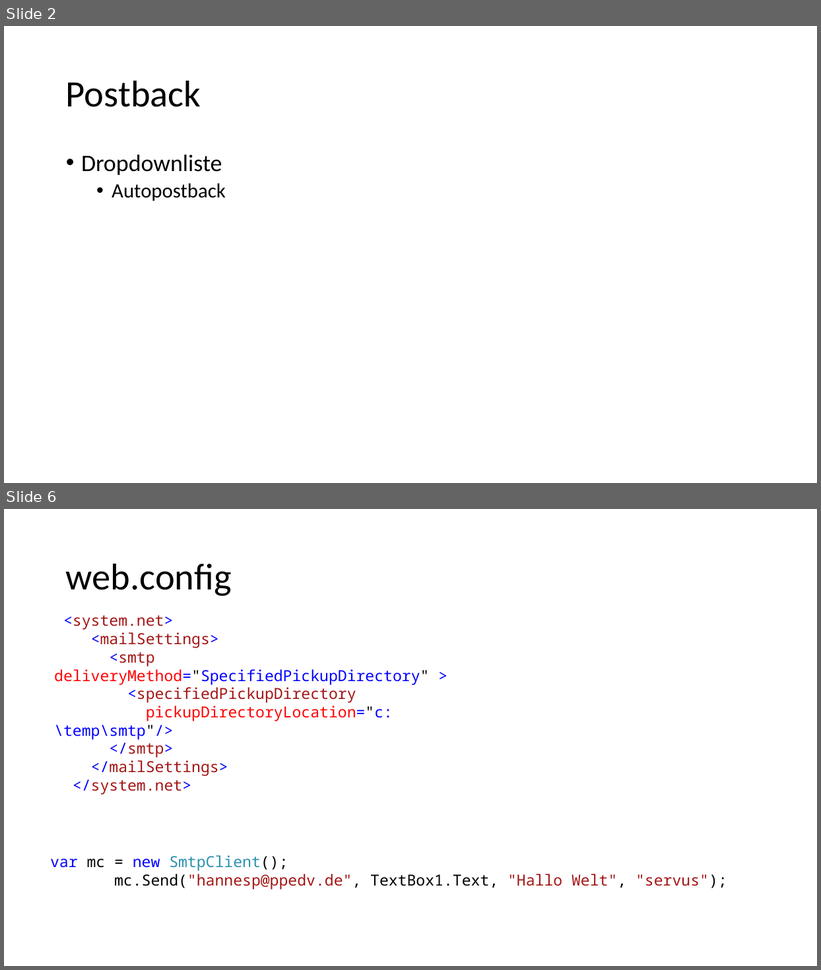
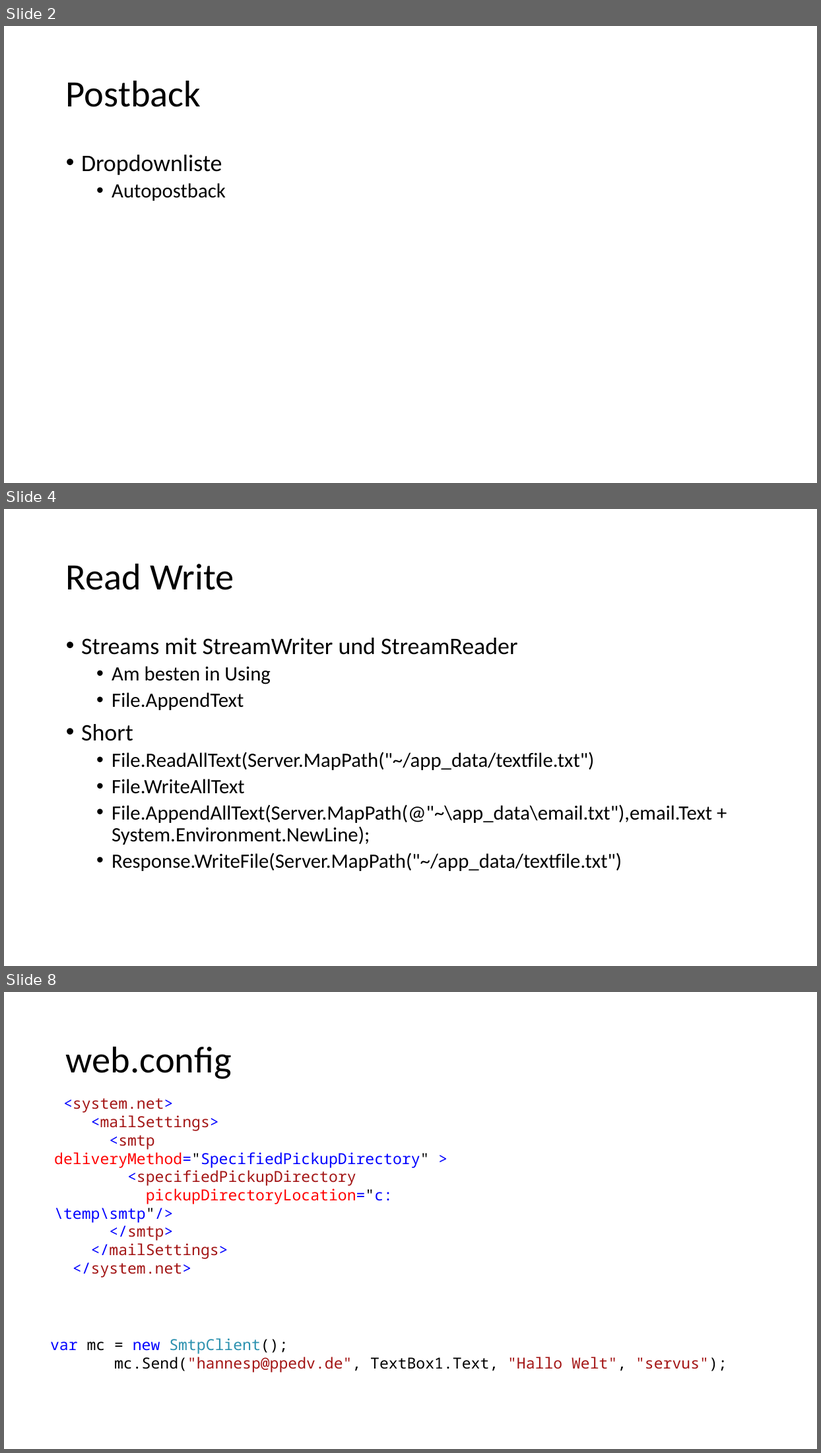
Before and after one commit to ppedvAG/WebformsKurs, a slide deck: 04WebformsAdvanced.pptx. Shown one above the other, each under a label of ours: slides 2 and 6 before the commit, slides 2, 4 and 8 after it; the slides between them are not shown. The pictures are 821x970 and 821x1453 pixels, drawn with LibreOffice and Linux fonts; fonts in the diff are those of the drawing. Boxes give left, top, right and bottom in pixels: in the first picture for what was removed or moved away, otherwise in the second. Text is boxed around its words. In the diff, an @@ line names an element or a change of style, - is before the commit and + after.

```diff
--- a/04WebformsAdvanced.pptx
+++ b/04WebformsAdvanced.pptx
@@ slide 4 added at (x1=4, y1=509, x2=817, y2=966), background #FFFFFF @@
@@ title added at (x1=66, y1=563, x2=234, y2=590), 44 pt, text #000000 @@
+Read Write
@@ text added at (x1=81, y1=638, x2=712, y2=871), 24 pt, text #000000 @@
+• Streams mit StreamWriter und StreamReader
+  • Am besten in Using
+  • File.AppendText
+• Short
+  • File.ReadAllText(Server.MapPath("~/app_data/textfile.txt")
+  • File.WriteAllText
+  • File.AppendAllText(Server.MapPath(@"~\app_data\email.txt"),email.Text + System.Environment.NewLine);
+  • Response.WriteFile(Server.MapPath("~/app_data/textfile.txt")
@@ what was slide 6 is now slide 8 @@
```
Also in this commit, not shown: 1 slide changed, 3 other slides added, 4 slides removed, 16 other files.
